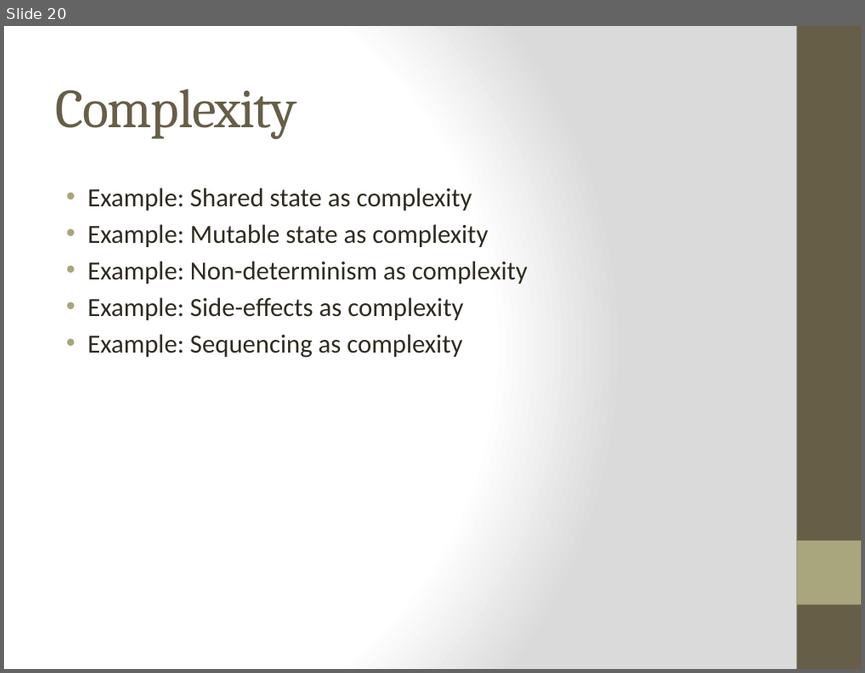
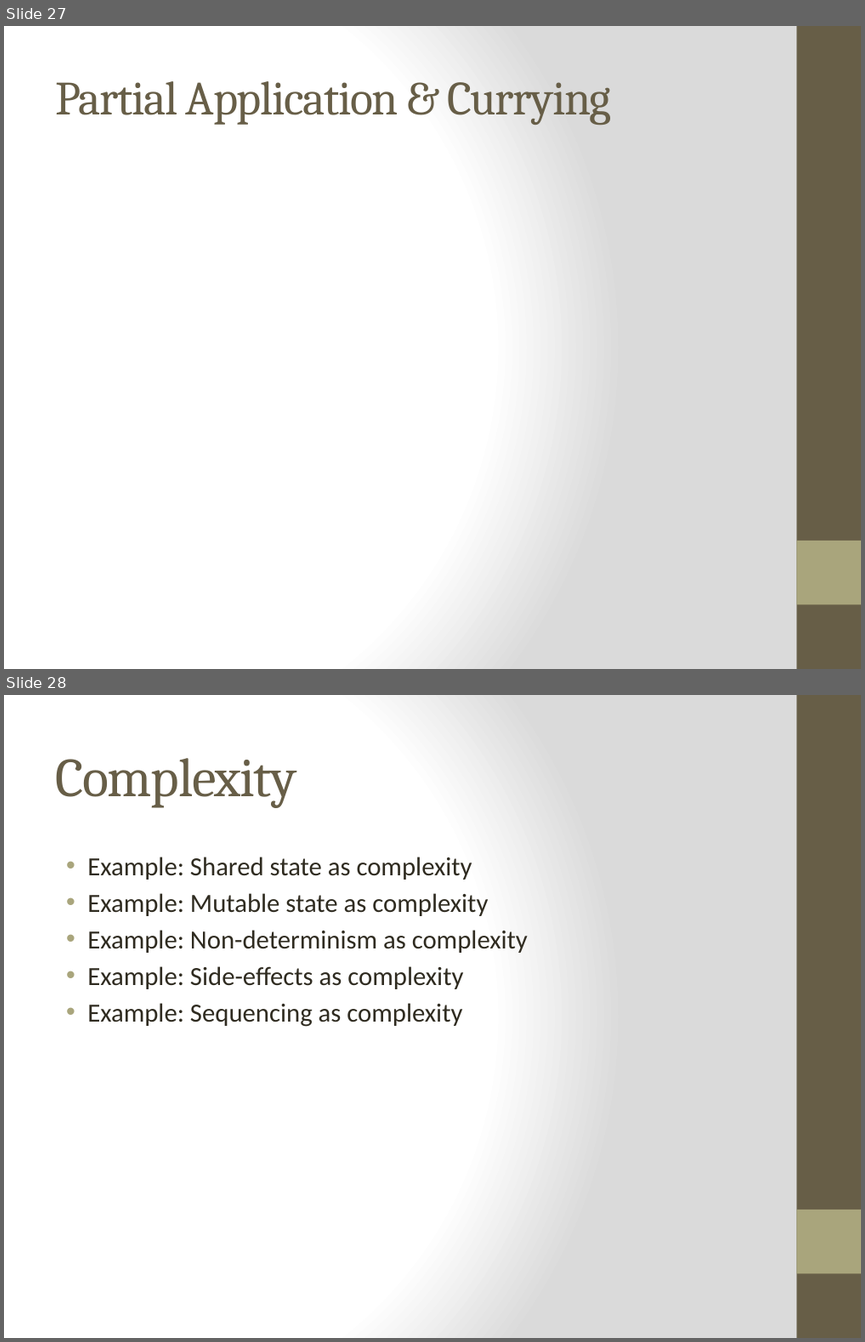
Before and after one commit to bjhartin/FoundationsOfFunctionalProgramming, a slide deck: FoundationsOfFunctionalProgramming.pptx. Shown one above the other, each under a label of ours: slide 20 before the commit, slides 27 and 28 after it. The pictures are 865x673 and 865x1342 pixels, drawn with LibreOffice and Linux fonts; fonts in the diff are those of the drawing. Boxes give left, top, right and bottom in pixels: in the first picture for what was removed or moved away, otherwise in the second. Text is boxed around its words. In the diff, an @@ line names an element or a change of style, - is before the commit and + after.

```diff
--- a/FoundationsOfFunctionalProgramming.pptx
+++ b/FoundationsOfFunctionalProgramming.pptx
@@ slide 27 added at (x1=4, y1=26, x2=861, y2=669), background gradient #FFFFFF to #DADADA; not listed: 2 template elements that a slide beside it also shows @@
@@ title added at (x1=55, y1=81, x2=611, y2=125), 40 pt, text #675E47 @@
+Partial Application & Currying
@@ what was slide 20 is now slide 28 @@
```
Also in this commit, not shown: 10 slides changed, 7 other slides added, 1 other file.
